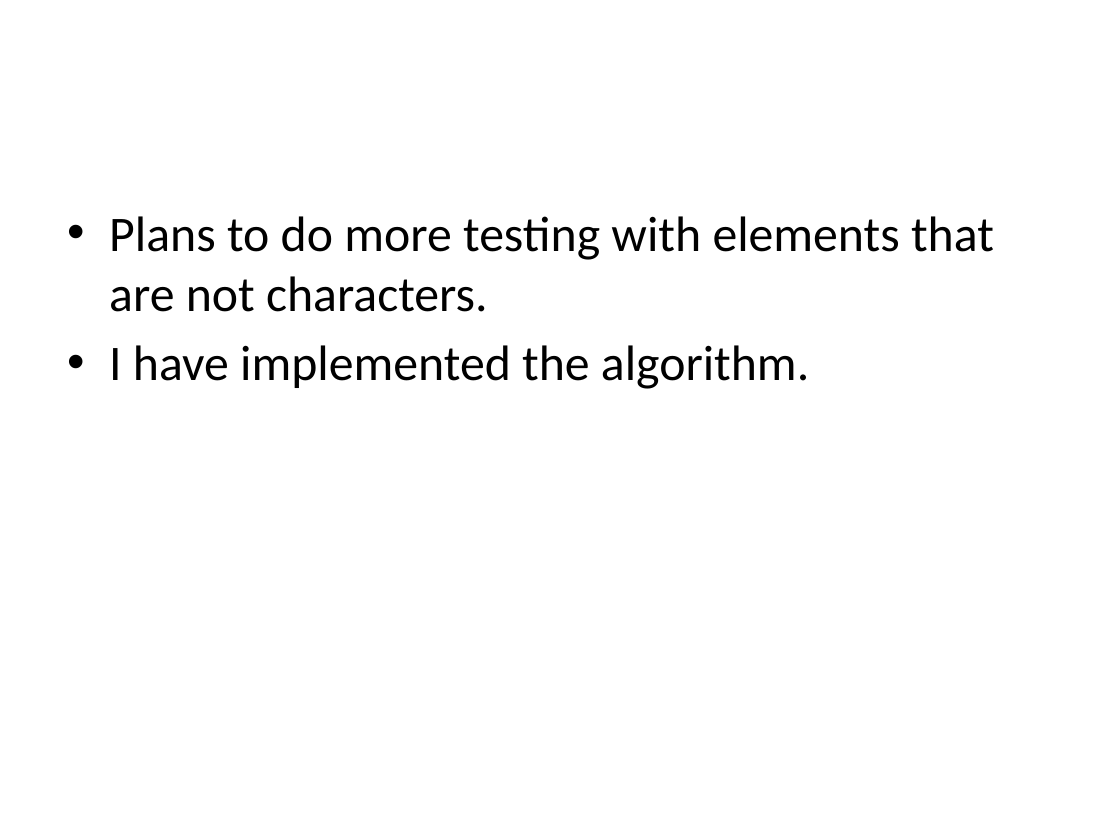
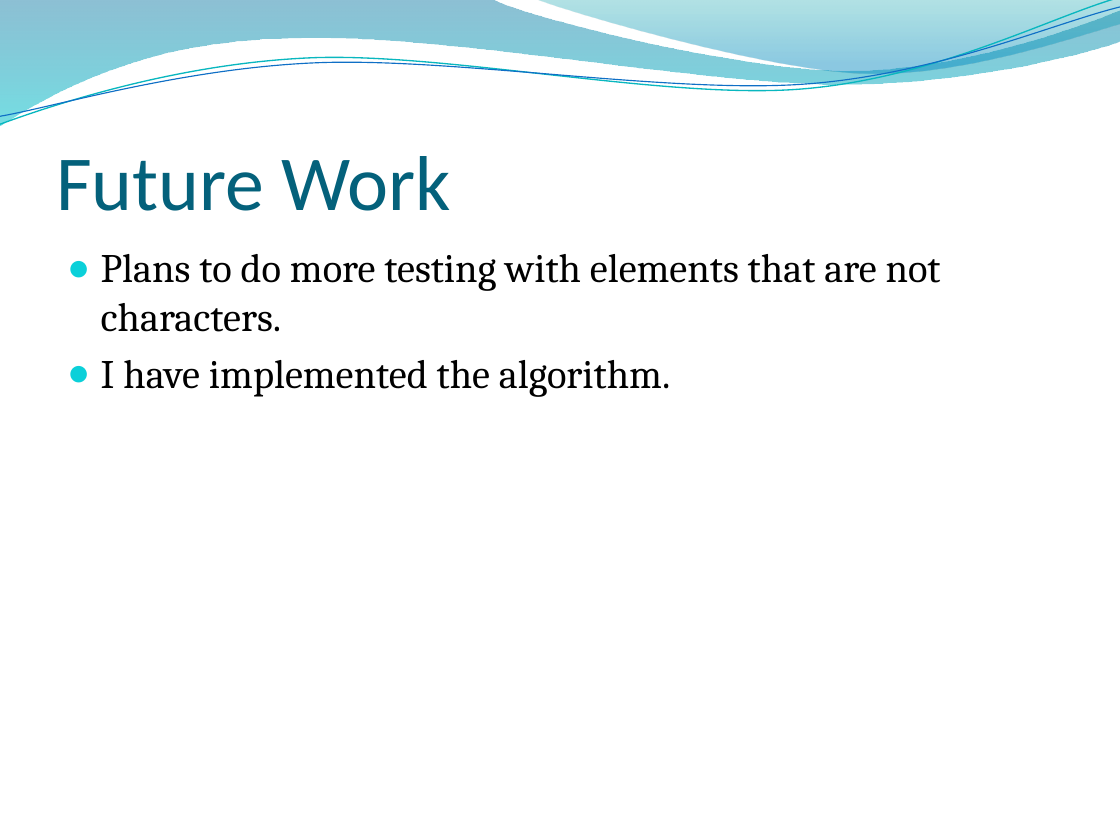
Before and after one commit to edvelezg/unb-pdp2, a slide deck: slide 7 of proj/FinalPresentation.pptx (slide 2 before the commit). Drawn at 1120x840 pixels with LibreOffice and Linux fonts; fonts in the diff are those of the drawing; background and template pictures are left out. Boxes give left, top, right and bottom in pixels: in the first picture for what was removed or moved away, otherwise in the second. Text is boxed around its words. In the diff, an @@ line names an element or a change of style, - is before the commit and + after.

```diff
--- a/proj/FinalPresentation.pptx
+++ b/proj/FinalPresentation.pptx
@@ freeform shape added at [0, 0, 1120, 127], fill gradient #0074A1 to #00C6CF @@
@@ freeform shape added at [0, 0, 1120, 131], outline #0AB8BF 0.85 pt @@
@@ freeform shape added at [0, 7, 1120, 125], outline #0F6FC6 0.75 pt @@
@@ freeform shape added at [536, 0, 1120, 77], fill gradient #00A1A9 to #008BBF @@
@@ title added at [56, 156, 451, 211], 50 pt, text #04617B @@
+Future Work
@@ text "Plans to do more testing ...": place and size @@
-text "Plans to do more testing ..." at [109, 216, 994, 389]
+text "Plans to do more testing ..." at [101, 254, 941, 397]
@@ text "Plans to do more testing ..." at [101, 254, 941, 397]: size 32 to 26 pt, font Calibri to Cambria; bullet • to ●; less space between paragraphs @@
```
Also in this commit, not shown: 6 slides added, 1 slide removed, 5 other files.
